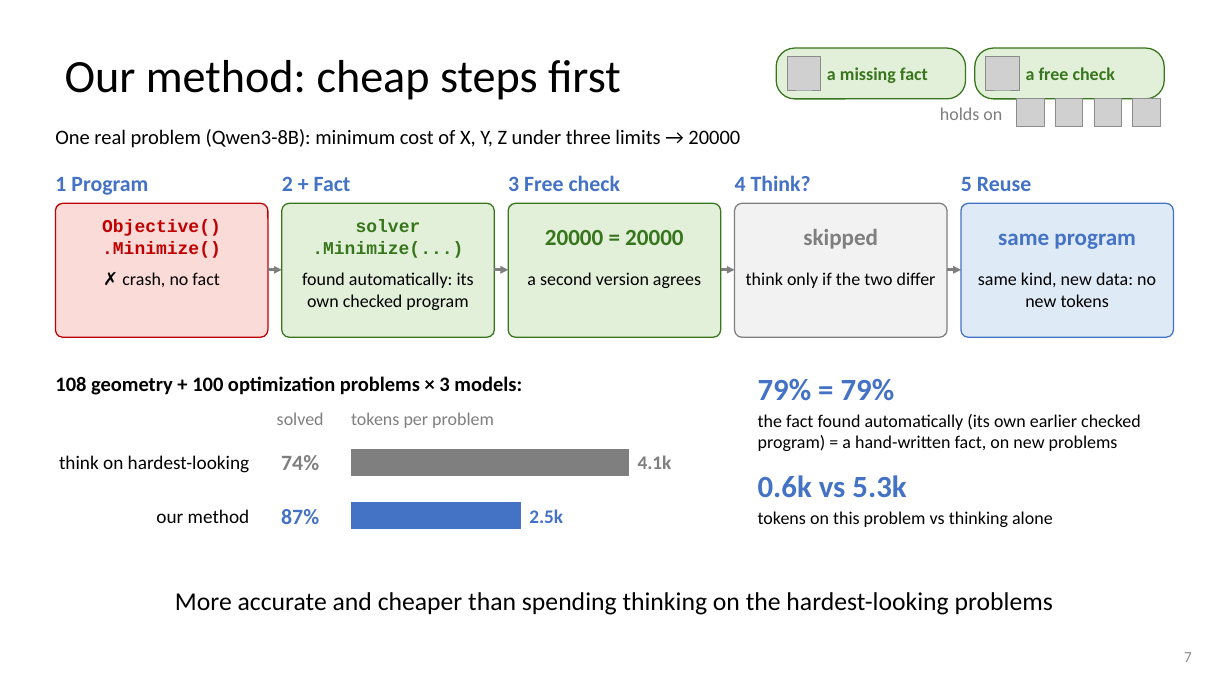
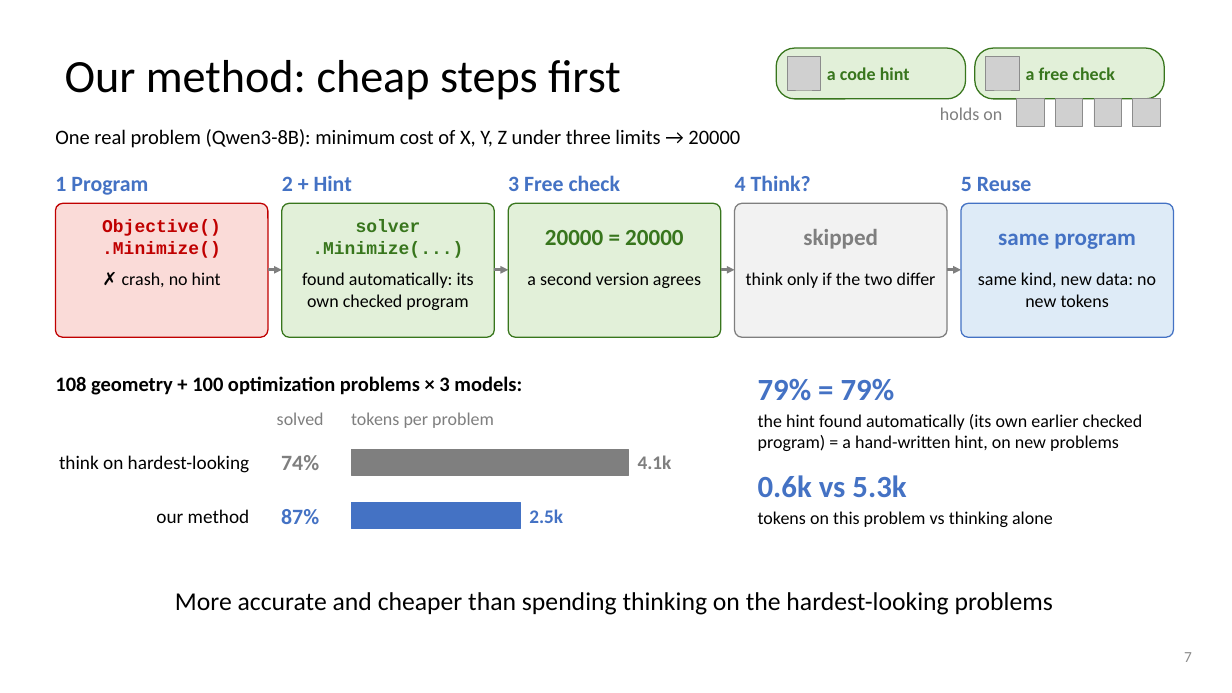
Before and after one commit to dlwns147/CSED490E_Project_Team5, a slide deck: slide 7 of Proposal_Team5.pptx. Drawn at 1232x693 pixels with LibreOffice and Linux fonts; fonts in the diff are those of the drawing; grey boxes stand for pictures. Boxes give left, top, right and bottom in pixels: in the first picture for what was removed or moved away, otherwise in the second. Text is boxed around its words. In the diff, an @@ line names an element or a change of style, - is before the commit and + after.

```diff
--- a/Proposal_Team5.pptx
+++ b/Proposal_Team5.pptx
@@ text at [827, 67, 910, 80]: text changed @@
-a missing fact
+a code hint
@@ text at [282, 176, 352, 191]: text changed @@
-2 + Fact
+2 + Hint
@@ text at [122, 272, 221, 287]: text changed @@
-✗ crash, no fact
+✗ crash, no hint
@@ text at [758, 414, 1143, 451]: text changed @@
-the fact found automatically (its own earlier checked program) = a hand-written fact, on new problems
+the hint found automatically (its own earlier checked program) = a hand-written hint, on new problems
```
Also in this commit, not shown: 22 other slides changed, 2 slides removed, 4 other files.
